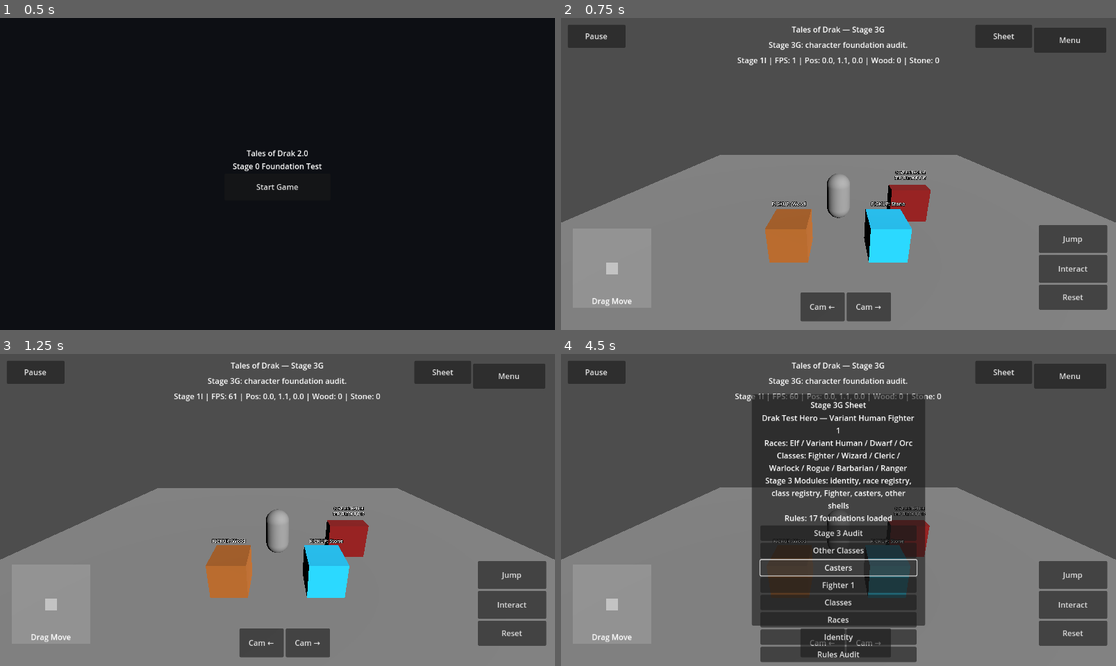
Above: before the commit, frames 1-4 (two rows, left to right).
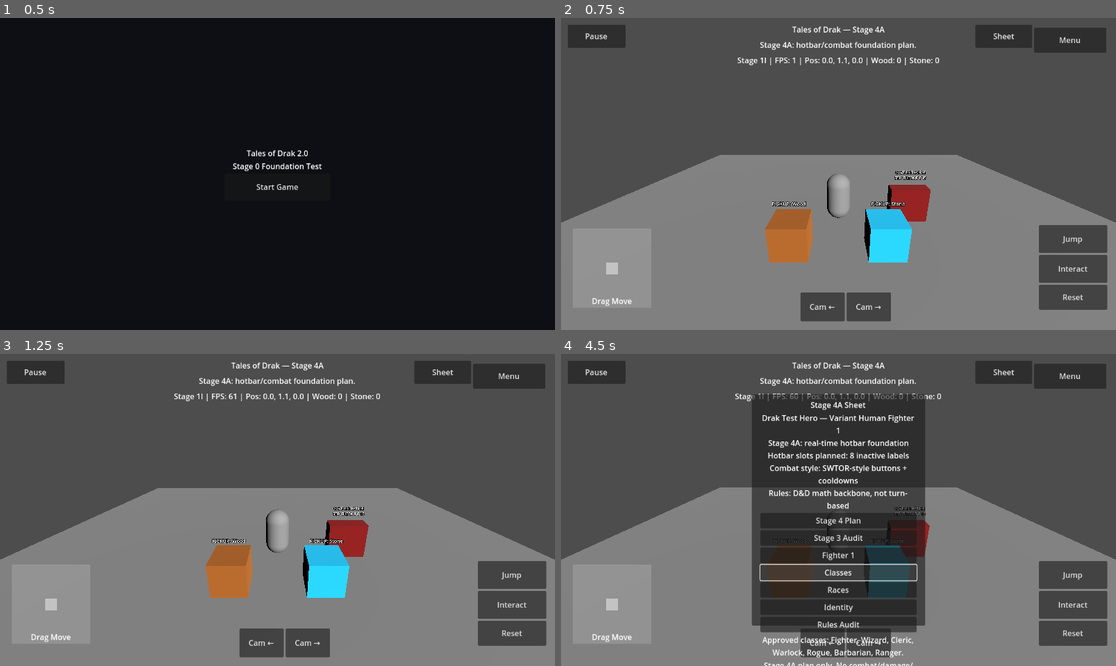
Above: after the commit, the same moments.

Repository: tristanvickery20/Tales-of-Drak-2.0
Game: Godot game, scene res://scenes/main_menu/main_menu.tscn
The game is run twice, just before and just after one commit, with the same random seed, the same clock (stepped at 60 frames per second) and the same inputs.
Inputs (mouse positions are in pixels of both pictures, inside the frame that each line leads up to):
- Up to frame 1 (0.5 s): no input
- Up to frame 2 (0.75 s): click "Start Game" at 0.5 s
- Up to frame 3 (1.25 s): no input
- Up to frame 4 (4.5 s): click "Sheet" at 1.25 s; click "Stage 3 Audit" at 2 s; click (838, 519) at 2.75 s, where only the run after the commit has a clickable "Stage 4 Plan"; click (838, 550) at 3.5 s, where only the run before the commit has a clickable "Other Classes"; click (838, 569) at 4.25 s, where only the run before the commit has a clickable "Casters"

Frame 1 is identical in both runs. In frame 2, 0.5% of the frame differs, in the area x 35-64%, y 2-11%; in frame 3, 0.5%; in frame 4, 7.7%, in the area x 35-65%, y 2-100%.

Commit message:
Add Stage 4A hotbar foundation sheet preview

Diff:
--- a/drak/ui/drak_character_sheet_overlay.gd
+++ b/drak/ui/drak_character_sheet_overlay.gd
@@ -16,8 +16,8 @@
 const SPELLCASTING_SCRIPT := preload("res://drak/rules/drak_spellcasting.gd")
 const RULES_MANIFEST_SCRIPT := preload("res://drak/rules/drak_rules_manifest.gd")
 
-const CURRENT_STAGE_TITLE := "Tales of Drak — Stage 3G"
-const CURRENT_STAGE_STATUS := "Stage 3G: character foundation audit."
+const CURRENT_STAGE_TITLE := "Tales of Drak — Stage 4A"
+const CURRENT_STAGE_STATUS := "Stage 4A: hotbar/combat foundation plan."
 const CURRENT_LEVEL := 1
 
 const CHARACTER_NAME := "Drak Test Hero"
@@ -102,7 +102,7 @@
 
 	var title := Label.new()
 	title.name = "CharacterSheetTitle"
-	title.text = "Stage 3G Sheet"
+	title.text = "Stage 4A Sheet"
 	title.horizontal_alignment = HORIZONTAL_ALIGNMENT_CENTER
 	title.mouse_filter = Control.MOUSE_FILTER_IGNORE
 	box.add_child(title)
@@ -115,6 +115,14 @@
 	_sheet_text.mouse_filter = Control.MOUSE_FILTER_IGNORE
 	box.add_child(_sheet_text)
 
+	var stage4_plan_button := Button.new()
+	stage4_plan_button.name = "PreviewStage4PlanButton"
+	stage4_plan_button.text = "Stage 4 Plan"
+	stage4_plan_button.custom_minimum_size = Vector2(270, 32)
+	stage4_plan_button.mouse_filter = Control.MOUSE_FILTER_STOP
+	stage4_plan_button.pressed.connect(_preview_stage4_plan)
+	box.add_child(stage4_plan_button)
+
 	var stage3_audit_button := Button.new()
 	stage3_audit_button.name = "PreviewStage3AuditButton"
 	stage3_audit_button.text = "Stage 3 Audit"
@@ -122,22 +130,6 @@
 	stage3_audit_button.mouse_filter = Control.MOUSE_FILTER_STOP
 	stage3_audit_button.pressed.connect(_preview_stage3_audit)
 	box.add_child(stage3_audit_button)
-
-	var other_classes_button := Button.new()
-	other_classes_button.name = "PreviewOtherClassShellsButton"
-	other_classes_button.text = "Other Classes"
-	other_classes_button.custom_minimum_size = Vector2(270, 32)
-	other_classes_button.mouse_filter = Control.MOUSE_FILTER_STOP
-	other_classes_button.pressed.connect(_preview_other_class_shells)
-	box.add_child(other_classes_button)
-
-	var caster_button := Button.new()
-	caster_button.name = "PreviewCasterShellsButton"
-	caster_button.text = "Casters"
-	caster_button.custom_minimum_size = Vector2(270, 32)
-	caster_button.mouse_filter = Control.MOUSE_FILTER_STOP
-	caster_button.pressed.connect(_preview_caster_shells)
-	box.add_child(caster_button)
 
 	var fighter_shell_button := Button.new()
 	fighter_shell_button.name = "PreviewFighterLevelOneShellButton"
@@ -192,7 +184,7 @@
 
 	var note := Label.new()
 	note.name = "CharacterSheetNote"
-	note.text = "Stage 3 audit only. No traits, features, or combat."
+	note.text = "Stage 4A plan only. No combat/damage/enemies yet."
 	note.autowrap_mode = TextServer.AUTOWRAP_WORD_SMART
 	note.horizontal_alignment = HORIZONTAL_ALIGNMENT_CENTER
 	note.mouse_filter = Control.MOUSE_FILTER_IGNORE
@@ -207,9 +199,8 @@
 	box.add_child(close_button)
 
 func _get_sheet_text() -> String:
-	return "%s\nRaces: Elf / Variant Human / Dwarf / Orc\nClasses: Fighter / Wizard / Cleric / Warlock / Rogue / Barbarian / Ranger\nStage 3 Modules: identity, race registry, class registry, Fighter, casters, other shells\nRules: %d foundations loaded" % [
+	return "%s\nStage 4A: real-time hotbar foundation\nHotbar slots planned: 8 inactive labels\nCombat style: SWTOR-style buttons + cooldowns\nRules: D&D math backbone, not turn-based" % [
 		_get_character_identity_summary(),
-		17,
 	]
 
 func _get_character_identity_summary() -> String:
@@ -228,17 +219,14 @@
 func _hide_sheet() -> void:
 	_sheet_panel.visible = false
 
+func _preview_stage4_plan() -> void:
+	_check_result_text.text = "Stage 4A: 8 inactive hotbar slots planned. No abilities, enemies, or damage yet."
+
 func _preview_stage3_audit() -> void:
-	_check_result_text.text = "Stage 3 audit: 6 character foundations loaded. No traits/features/combat yet."
-
-func _preview_other_class_shells() -> void:
-	_check_result_text.text = "Other shells: Rogue, Barbarian, Ranger. No Rage/Sneak Attack/Ranger magic yet."
-
-func _preview_caster_shells() -> void:
-	_check_result_text.text = "Caster shells: Wizard INT, Cleric WIS, Warlock CHA. No spells/slots yet."
+	_check_result_text.text = "Stage 3 preserved: identity, approved races/classes, and class shells."
 
 func _preview_fighter_level_one_shell() -> void:
-	_check_result_text.text = "Fighter 1 shell: d10, STR/CON saves as labels only. No features/combat."
+	_check_result_text.text = "Fighter 1 shell preserved. No active features/combat yet."
 
 func _preview_class_registry() -> void:
 	_check_result_text.text = "Approved classes: Fighter, Wizard, Cleric, Warlock, Rogue, Barbarian, Ranger."
@@ -250,7 +238,7 @@
 	_check_result_text.text = "Identity: Variant Human Fighter 1. Labels only for now."
 
 func _preview_rules_audit() -> void:
-	_check_result_text.text = "Stage 2 rules foundation preserved. No combat/classes active yet."
+	_check_result_text.text = "Stage 2 rules foundation preserved. D&D rules support future real-time combat."
 
 func _update_visibility() -> void:
 	var scene := get_tree().current_scene
@@ -281,6 +269,6 @@
 
 func _replace_stage_text(text: String) -> String:
 	var updated := text
-	for stage_name in ["Stage 11", "Stage 1I", "Stage 1E", "Sta …(278 unchanged characters)…  3C", "Stage 3D", "Stage 3E", "Stage 3F"]:
-		updated = updated.replace(stage_name, "Stage 3G")
+	for stage_name in ["Stage 11", "Stage 1I", "Stage 1E", "Sta …(278 unchanged characters)…  3C", "Stage 3D", "Stage 3E", "Stage 3F", "Stage 3G"]:
+		updated = updated.replace(stage_name, "Stage 4A")
 	return updated
